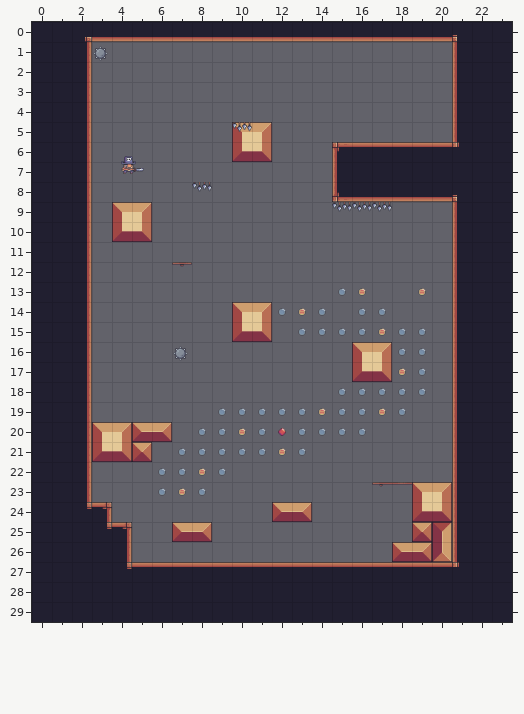
Level history. Tiled map: data/levels/4.tmx. The picture above is the old version.
Cells are 64x64 px. Shown: x 0..23, y 0..29.
Now the later version:
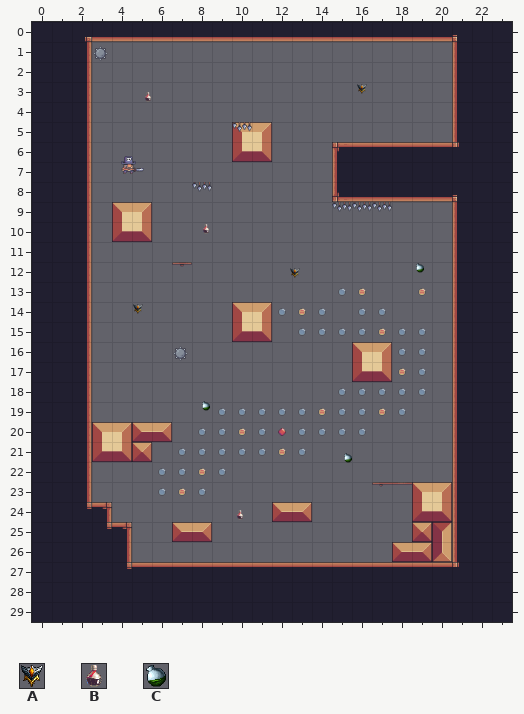
Key: from "objects": A 38 "shield", B 39 "magic", C 40 "double_jump".
Objects are placed by their top-left corner, in cells (3,4 is the top-left corner of cell 3,4); size is 1x1 cell unless given.
Change:
--- layer "powerups" (added)
+A "shield" at 16.2,3.1 size 0.5x0.5
+B "magic" at 5.6,3.5 size 0.5x0.5
+B "magic" at 8.4,10.1 size 0.5x0.5
+C "double_jump" at 19.2,12 size 0.5x0.5
+A "shield" at 12.9,12.3 size 0.5x0.5
+A "shield" at 5,14.1 size 0.5x0.5
+C "double_jump" at 8.5,18.9 size 0.5x0.5
+C "double_jump" at 15.6,21.6 size 0.5x0.5
+B "magic" at 10.2,24.4 size 0.5x0.5
